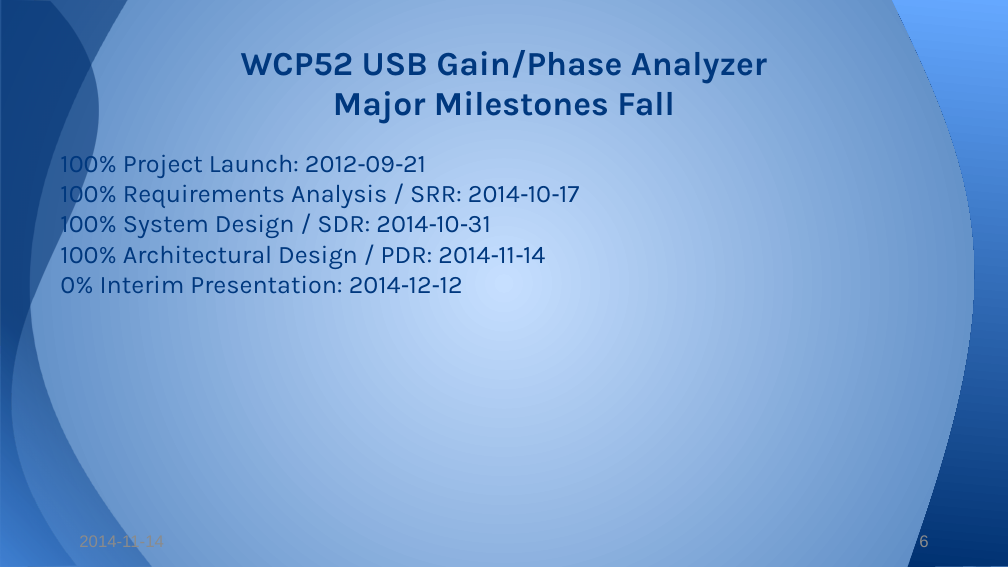
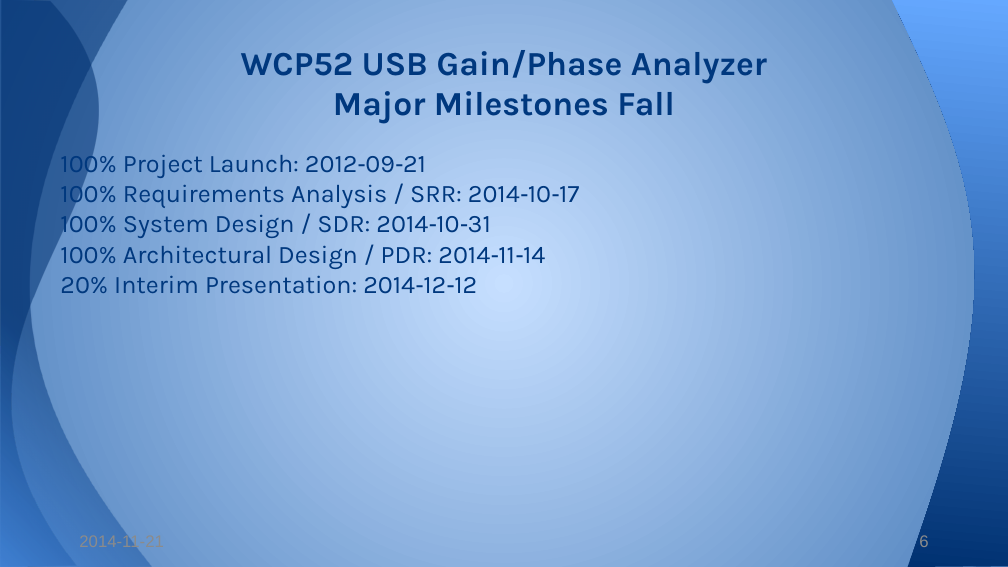
Before and after one commit to WCP52/docs, a slide deck: slide 6 of wsr/StatusPres.pptx. Drawn at 1008x567 pixels with LibreOffice and Linux fonts; fonts in the diff are those of the drawing. Boxes give left, top, right and bottom in pixels: in the first picture for what was removed or moved away, otherwise in the second. Text is boxed around its words. In the diff, an @@ line names an element or a change of style, - is before the commit and + after.

```diff
--- a/wsr/StatusPres.pptx
+++ b/wsr/StatusPres.pptx
@@ text at (60,276,477,294): text changed @@
-0% Interim Presentation: 2014‐12‐12
+20% Interim Presentation: 2014‐12‐12
@@ text at (79,536,164,547): text changed @@
-2014-11-14
+2014-11-21
```
Also in this commit, not shown: 7 other slides changed.
